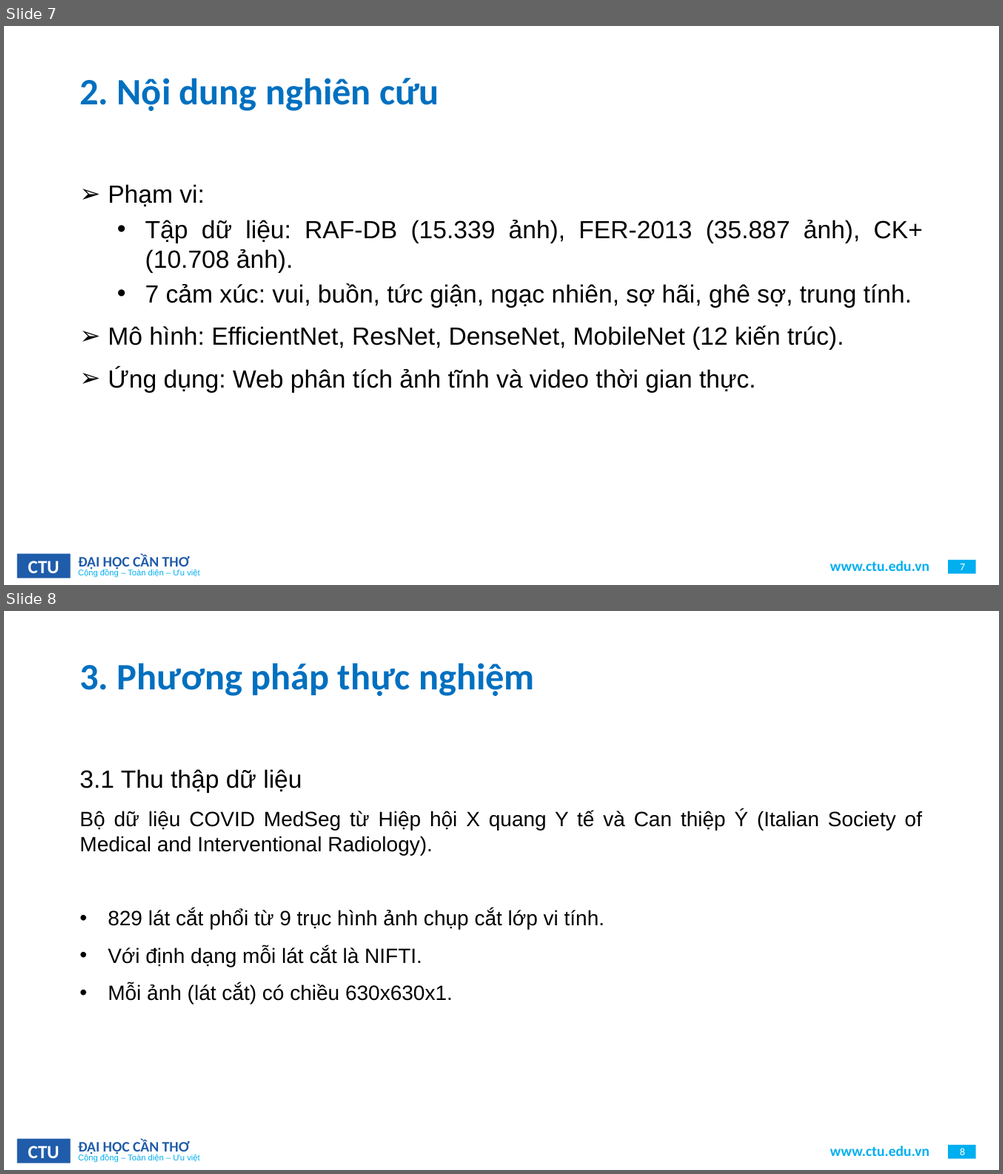
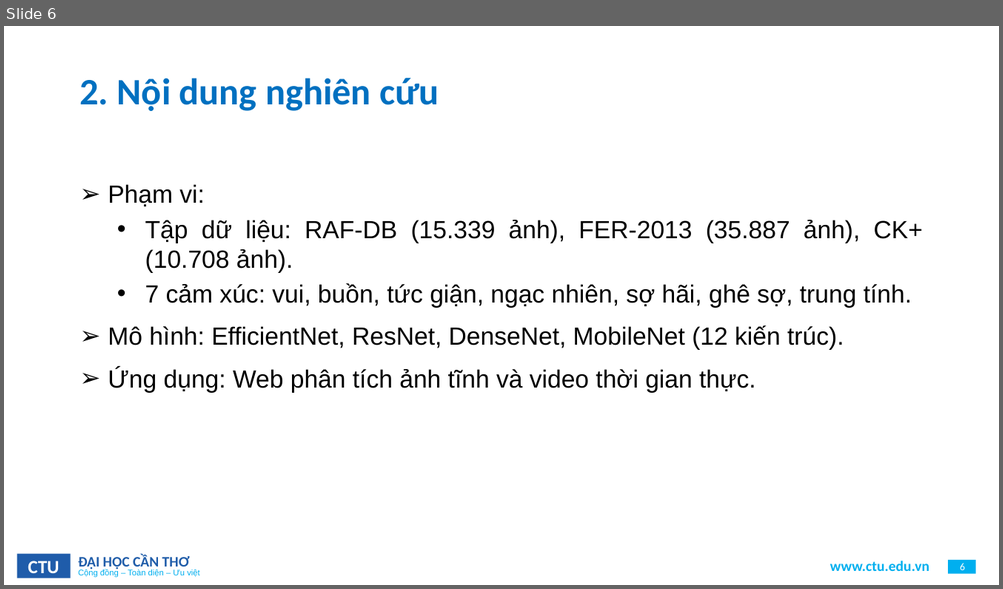
Before and after one commit to Viet0904/FER, a slide deck: BaoCao/B2111908_LuanVan.pptx. Shown one above the other, each under a label of ours: slides 7 and 8 before the commit, slide 6 after it. The pictures are 1003x1174 and 1003x589 pixels, drawn with LibreOffice and Linux fonts; fonts in the diff are those of the drawing; background and template pictures are left out. Boxes give left, top, right and bottom in pixels: in the first picture for what was removed or moved away, otherwise in the second. Text is boxed around its words. In the diff, an @@ line names an element or a change of style, - is before the commit and + after.

```diff
--- a/BaoCao/B2111908_LuanVan.pptx
+++ b/BaoCao/B2111908_LuanVan.pptx
@@ slide 8 removed at (4, 611, 999, 1170), background #FFFFFF; not listed: 7 template elements that a slide beside it also shows @@
@@ title removed at (79, 663, 535, 696) @@
-3. Phương pháp thực nghiệm
@@ text removed at (79, 769, 922, 1004) @@
-3.1 Thu thập dữ liệu
-Bộ dữ liệu COVID MedSeg từ Hiệp hội X quang Y tế và Can thiệp Ý (Italian Society of Medical and Interventional Radiology).
-• 829 lát cắt phổi từ 9 trục hình ảnh chụp cắt lớp vi tính.
-• Với định dạng mỗi lát cắt là NIFTI.
-• Mỗi ảnh (lát cắt) có chiều 630x630x1.
@@ what was slide 7 is now slide 6 @@
@@ page number at (959, 563, 965, 571): text changed @@
-7
+6
```
Also in this commit, not shown: 10 slides changed, 5 slides added, 9 other slides removed, 7 other files.
